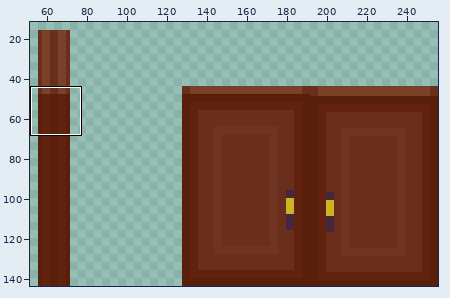
Edited in one commit: pixel-art file (Doors/sideDoor/sideDoor.aseprite). Above: a wide view before the commit, with the close-up outlined.
Close-up. First the earlier version:
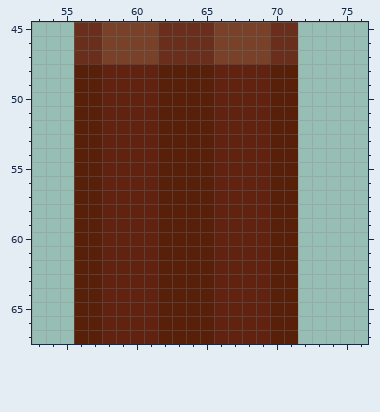
256x128 pixels, 1 frame. Shown: x 53..76, y 45..67. The old version is drawn lined up with the new one, on the new canvas. The wide view leaves out empty margins. The commit also changed other parts of the picture, which this record leaves out.
The same view after the edit:
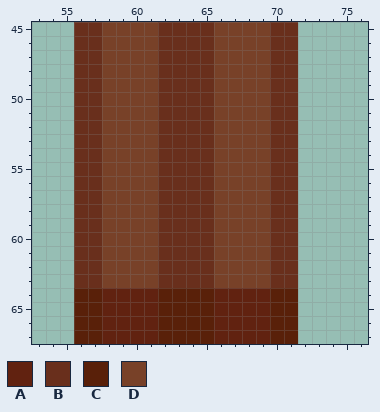
Palette (. is transparent): A #612210  B #692f1c  C #592009  D #784128
From old to new:
canvas 256x128 -> 256x144, the old top-left corner now at 0,16
y 48..63: x 56..71 CCAAAACCCCAAAACC -> BBDDDDBBBBDDDDBB
